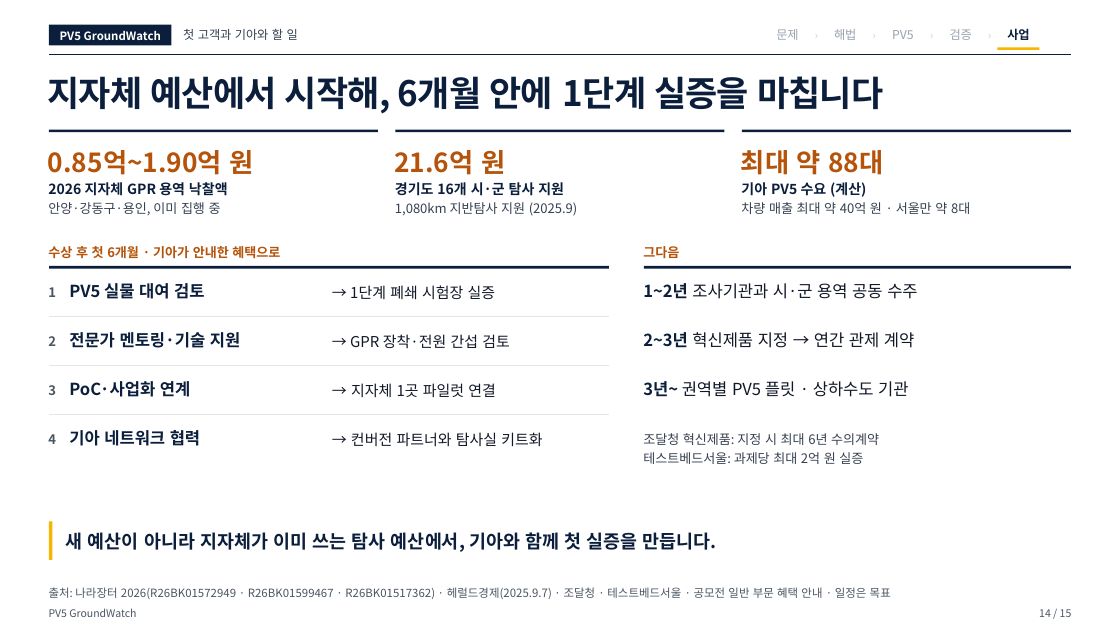
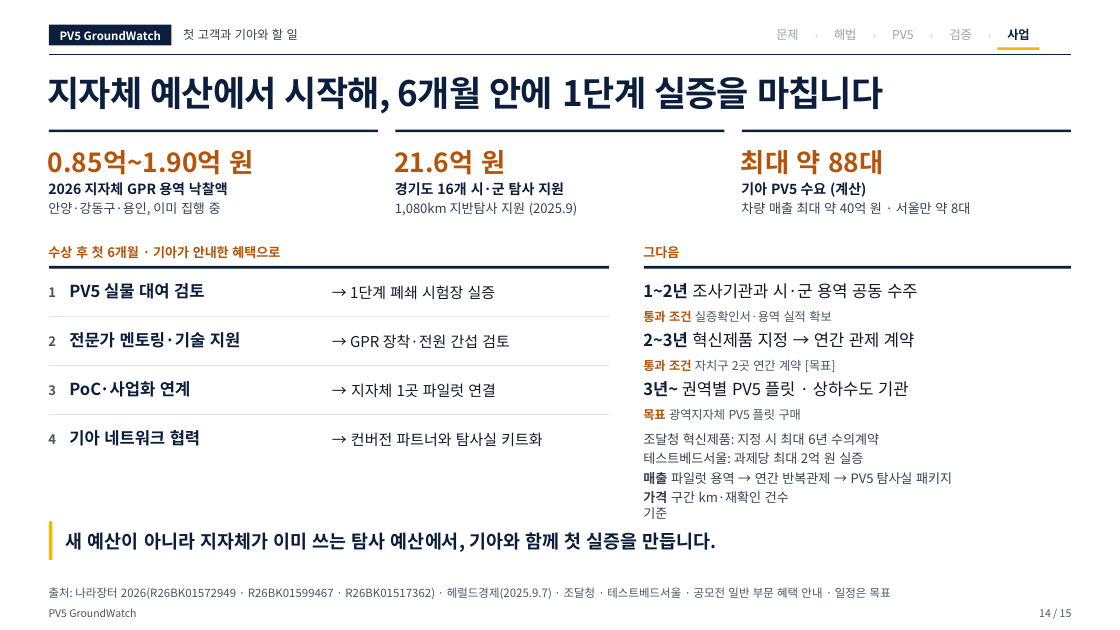
Before and after one commit to woojin-choe/pv5-hose-lab, a slide deck: slide 14 of ppt_all/PV5_GroundWatch_10_23.pptx. Drawn at 1120x630 pixels with LibreOffice and Linux fonts; fonts in the diff are those of the drawing. Boxes give left, top, right and bottom in pixels: in the first picture for what was removed or moved away, otherwise in the second. Text is boxed around its words. In the diff, an @@ line names an element or a change of style, - is before the commit and + after.

```diff
--- a/ppt_all/PV5_GroundWatch_10_23.pptx
+++ b/ppt_all/PV5_GroundWatch_10_23.pptx
@@ text added at (x1=643, y1=310, x2=831, y2=322), 10.5 pt, text #4B5563 @@
+통과 조건 실증확인서·용역 실적 확보
@@ text added at (x1=643, y1=359, x2=836, y2=372), 10.5 pt, text #4B5563 @@
+통과 조건 자치구 2곳 연간 계약 [목표]
@@ text added at (x1=643, y1=409, x2=801, y2=420), 10.5 pt, text #4B5563 @@
+목표 광역지자체 PV5 플릿 구매
@@ text added at (x1=643, y1=472, x2=952, y2=484), 11.2 pt, text #374151 @@
+매출 파일럿 용역 → 연간 반복관제 → PV5 탐사실 패키지
@@ text added at (x1=643, y1=491, x2=789, y2=519), 11.2 pt, text #374151 @@
+가격 구간 km·재확인 건수 기준
```
Also in this commit, not shown: 10 other slides changed, 21 other files.
